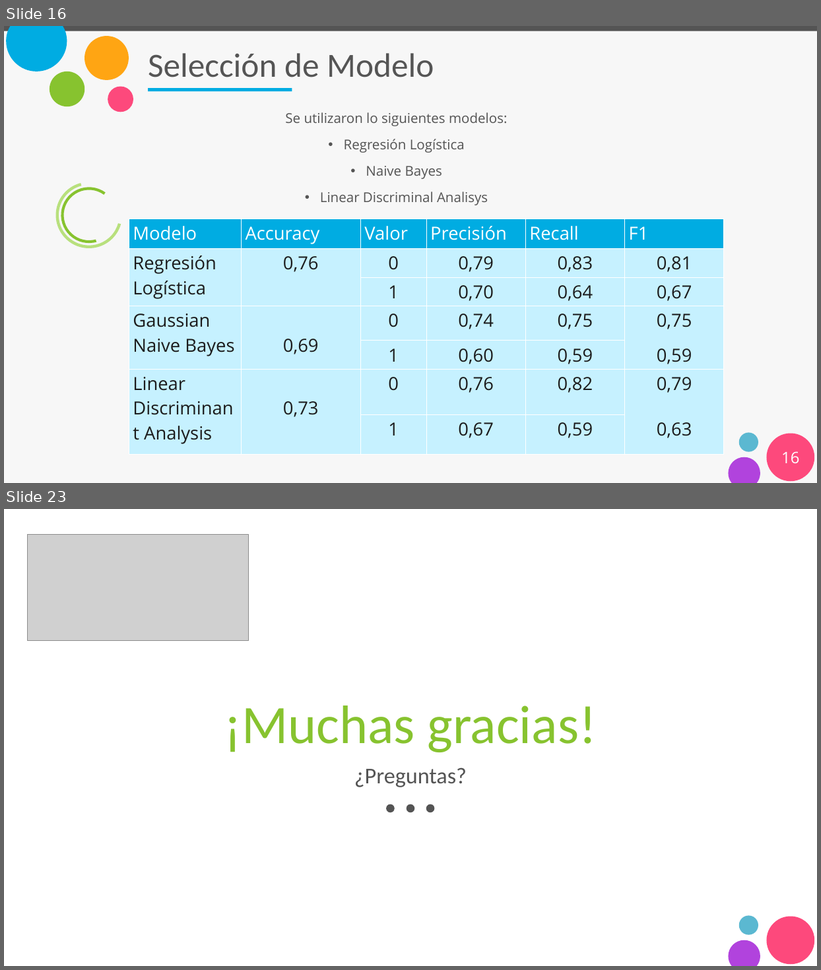
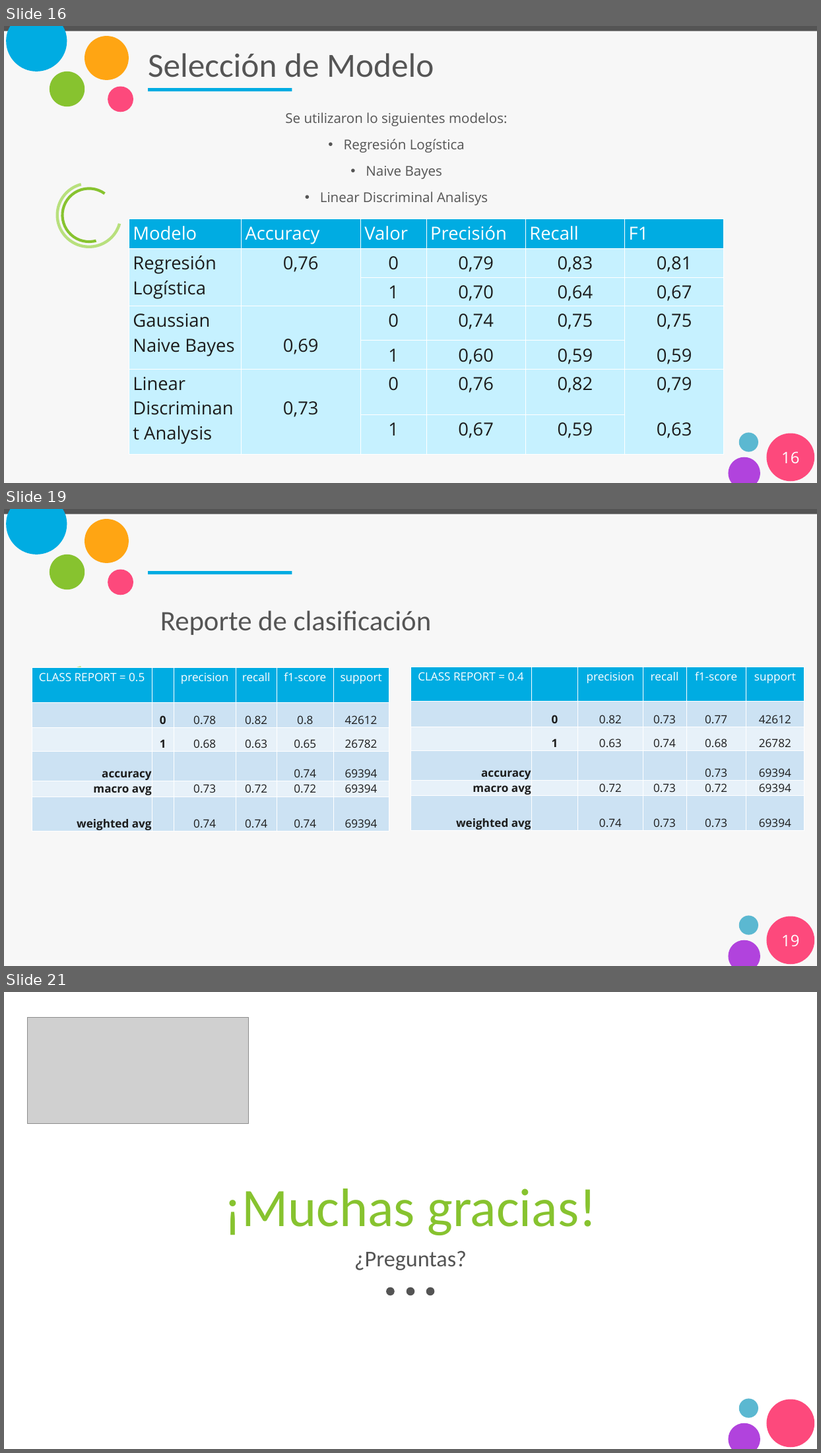
Before and after one commit to gp34446/desafio3, a slide deck: Presentación_desafio_3.pptx. Shown one above the other, each under a label of ours: slides 16 and 23 before the commit, slides 16, 19 and 21 after it; the slides between them are not shown. The pictures are 821x970 and 821x1453 pixels, drawn with LibreOffice and Linux fonts; fonts in the diff are those of the drawing; grey boxes stand for pictures. Boxes give left, top, right and bottom in pixels: in the first picture for what was removed or moved away, otherwise in the second. Text is boxed around its words. In the diff, an @@ line names an element or a change of style, - is before the commit and + after.

```diff
--- a/Presentación_desafio_3.pptx
+++ b/Presentación_desafio_3.pptx
@@ slide 19 added at box(4, 509, 817, 966), background #F7F7F7; not listed: 11 template elements that a slide beside it also shows @@
@@ text added at box(160, 611, 432, 635), 50 pt, text #555555 @@
+Reporte de clasificación
@@ table added at box(411, 667, 805, 832), 6 rows, 6 columns @@
+CLASS REPORT = 0.4 |  | precision | recall | f1-score | support
+ | 0 | 0.82 | 0.73 | 0.77 | 42612
+ | 1 | 0.63 | 0.74 | 0.68 | 26782
+accuracy |  |  |  | 0.73 | 69394
+macro avg |  | 0.72 | 0.73 | 0.72 | 69394
+weighted avg |  | 0.74 | 0.73 | 0.73 | 69394
@@ table added at box(32, 667, 389, 833), 6 rows, 6 columns @@
+CLASS REPORT = 0.5 |  | precision | recall | f1-score | support
+ | 0 | 0.78 | 0.82 | 0.8 | 42612
+ | 1 | 0.68 | 0.63 | 0.65 | 26782
+accuracy |  |  |  | 0.74 | 69394
+macro avg |  | 0.73 | 0.72 | 0.72 | 69394
+weighted avg |  | 0.74 | 0.74 | 0.74 | 69394
@@ page number added at box(781, 935, 799, 947), 28 pt, text #FFFFFF @@
+19
@@ what was slide 23 is now slide 21 @@
```
Also in this commit, not shown: 3 slides changed, 3 slides removed.
